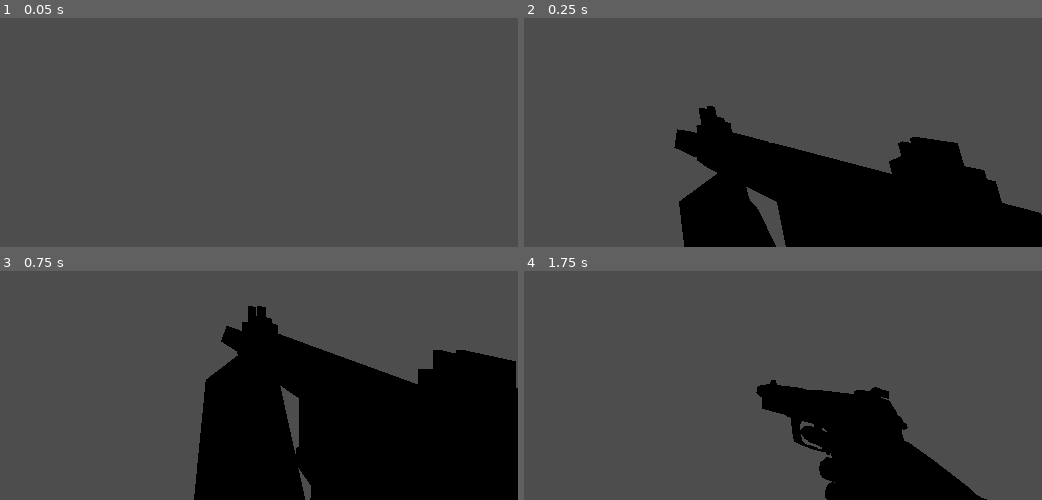
Above: before the commit, frames 1-4 (two rows, left to right).
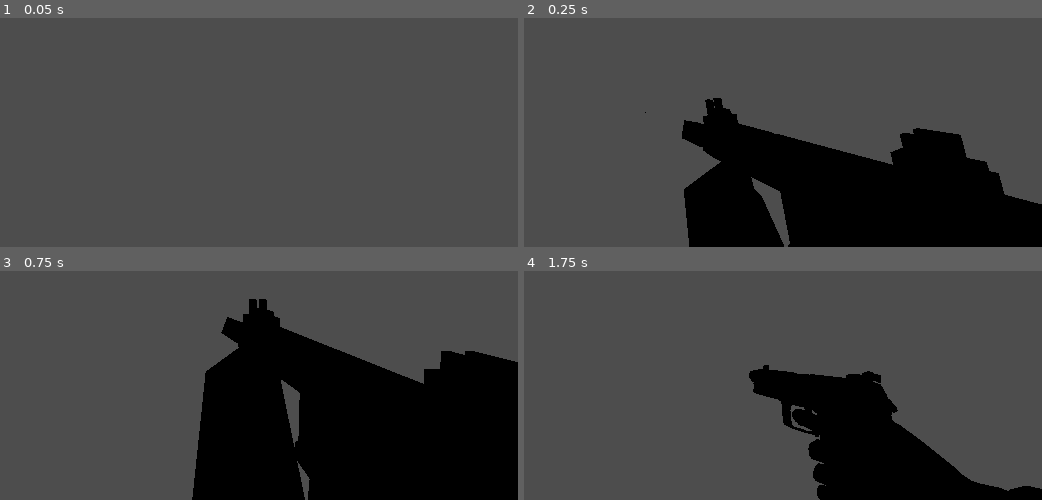
Above: after the commit, the same moments.

Repository: ORBStudios/overbullet
Game: Godot game, scene res://scenes/player.tscn
Two runs of this game, one before a commit and one after it. Both use one fixed random seed, a clock stepped at 60 frames per second and the inputs below. This scene is started directly instead of the project's main scene.
Inputs (mouse positions are in pixels of both pictures, inside the frame that each line leads up to):
- Up to frame 1 (0.05 s): no input
- Up to frame 2 (0.25 s): no input
- Up to frame 3 (0.75 s): move the mouse to (160, 273) at 0.52 s; press the mouse at (160, 273) at 0.53 s; hold W (forward) from 0.53 s (still down)
- Up to frame 4 (1.75 s): keep holding W (forward); tap Space (jump) at 0.77, 1.52 s; tap E (switch next) at 0.8, 1.35 s; move the mouse to (601, 277) at 1.27 s; release the mouse at (601, 277) at 1.28 s; tap Q (switch prev) at 1.55 s

Frame 1 is identical in both runs. In frame 2, 5.0% of the frame differs, in the area x 23-100%, y 34-100%; in frame 3, 2.0%; in frame 4, 4.3%.
Error before the commit: Attempt to call function 'ammoupdate' in base 'null instance' on a null instance. (res://scripts/weaponmanager.gd:74)

Commit message:
drawing weapons glitches fixed

Diff:
--- a/scenes/player.tscn
+++ b/scenes/player.tscn
@@ -35,7 +35,6 @@
 target_position = Vector3(0, 0, -100)
 
 [node name="weaponmanager" type="Node3D" parent="head/Camera3D"]
-transform = Transform3D(1, 0, 0, 0, 1, 0, 0, 0, 1, 0, -1.6, 0)
 script = ExtResource("2_g2els")
 
 [node name="MeshInstance3D" type="MeshInstance3D" parent="."]
--- a/scenes/root.tscn
+++ b/scenes/root.tscn
@@ -97,6 +97,7 @@
 script = ExtResource("4_sqa0i")
 
 [node name="TempMenu" type="Panel" parent="GameUI"]
+visible = false
 anchors_preset = 15
 anchor_right = 1.0
 anchor_bottom = 1.0
@@ -120,7 +121,6 @@
 placeholder_text = "UserName"
 
 [node name="HUD" type="Control" parent="GameUI"]
-visible = false
 layout_mode = 3
 anchors_preset = 15
 anchor_right = 1.0
--- a/scripts/hud.gd
+++ b/scripts/hud.gd
@@ -8,7 +8,7 @@
 	hpbar.value = hpnow
 	hptxt.text = str(hpnow)
 
-func  ammoupdate(mag:int,reserve:int):
+func ammoupdate(mag:int,reserve:int):
 	ammostat.text = str(mag)+"/"+str(reserve)
 # Called when the node enters the scene tree for the first time.
 func _ready() -> void:
--- a/scripts/network_manger.gd
+++ b/scripts/network_manger.gd
@@ -34,10 +34,10 @@
 	print("SERVER STARTED | Port: ", PORT)
 
 
-func join_server(address: String = "127.0.0.1") -> void:
+func join_server(address: String = "26.54.110.3") -> void:
 	var peer := ENetMultiplayerPeer.new()
 	var error := peer.create_client(address, PORT)
-
+	print(address)
 	if error != OK:
 		push_error("Could not start client connection: %s" % error)
 		return
--- a/scripts/weaponmanager.gd
+++ b/scripts/weaponmanager.gd
@@ -5,6 +5,7 @@
 	preload("res://weapons/smg.tscn"),
 	preload("res://weapons/pistol.tscn")
 ]
+
 const WEAPON_CONFIG: Array[Weapon] = [
 	preload("res://weapons/smg.tres"),
 	preload("res://weapons/pistol.tres")
@@ -14,22 +15,29 @@
 var current_weapon: Node3D
 
 var ammos := {}
+
+var isdrawing: bool = false
 var isreloading: bool = false
 var canshoot: bool = true
 
+# Changes whenever a new weapon is selected.
+var weapon_switch_id: int = 0
 
 @onready var ray: RayCast3D = $"../RayCast3D"
-@onready var hud = get_tree().root.get_node("root/GameUI")
+@onready var hud: CanvasLayer = get_tree().current_scene.get_node_or_null("%GameUI")
 
 func _ready() -> void:
 	for i in range(WEAPON_CONFIG.size()):
 		var config = WEAPON_CONFIG[i]
-		ammos[i] = {"mag":config.magazine_size,"reserve":config.reserve_ammo}
-	call_deferred("equip_weapon",weaponnow)
+		ammos[i] = {
+			"mag": config.magazine_size,
+			"reserve": config.reserve_ammo
+		}
+
+	call_deferred("equip_weapon", weaponnow)
+
 
 func _process(_delta: float) -> void:
-	if not is_multiplayer_authority():
-		return
 	if Input.is_action_just_pressed("switch prev"):
 		switch_weapon(-1)
 
@@ -44,55 +52,117 @@
 
 
 func switch_weapon(direction: int) -> void:
-	if not is_multiplayer_authority():
-		return
+	# Reloading cannot be interrupted for now.
 	if isreloading:
 		return
+
 	var next_index := (
 		weaponnow + direction + WEAPON_SCENES.size()
 	) % WEAPON_SCENES.size()
 
 	equip_weapon(next_index)
 
-
 func equip_weapon(index: int) -> void:
+	if isreloading:
+		return
+
+	if index == weaponnow and current_weapon != null:
+		return
+
+	# Invalidate timers belonging to previous weapon switches.
+	weapon_switch_id += 1
+	var my_switch_id := weapon_switch_id
+
+	isdrawing = true
+	canshoot = false
+
 	if current_weapon != null:
+		current_weapon.hide()
 		current_weapon.queue_free()
 
 	weaponnow = index
 	current_weapon = WEAPON_SCENES[index].instantiate() as Node3D
+
+	# Add while hidden to prevent the idle-pose flash.
+	current_weapon.hide()
 	add_child(current_weapon)
-	var anim = current_weapon.find_child("AnimationPlayer",true,false)
-	canshoot = false
+
+	var anim = current_weapon.find_child(
+		"AnimationPlayer", true, false
+	)
+
 	if anim:
 		anim.stop()
+
 		if weaponnow == 0:
 			anim.play("animation_model_draw")
 		elif weaponnow == 1:
 			anim.play("Arms|draw")
+
+		# Apply the starting Draw pose immediately.
+		anim.advance(0)
+
+	current_weapon.show()
+
+	update_ammo_hud()
+
+	print("Equipping: ", current_weapon.name)
+
+	await get_tree().create_timer(
+		WEAPON_CONFIG[index].draw
+	).timeout
+
+	# Ignore an outdated Draw timer.
+	if my_switch_id != weapon_switch_id:
+		return
+
+	isdrawing = false
+	canshoot = true
+
+	print("Ready: ", current_weapon.name)
+
+
+func update_ammo_hud() -> void:
+	var hud_node = get_tree().root.find_child("GameUI", true, false)
+
+	if hud_node == null:
+		push_error("HUD not found in the running scene tree!")
+		return
+
+	if not hud_node.has_method("ammoupdate"):
+		push_error("HUD exists, but ammoupdate() was not found!")
+		return
+
 	var ammodat = ammos[weaponnow]
-	hud.ammoupdate(ammodat["mag"],ammodat["reserve"])
-	await get_tree().create_timer(WEAPON_CONFIG[weaponnow].draw).timeout
-	canshoot = true
-	print("Equipped: ", current_weapon.name)
+	hud_node.ammoupdate(ammodat["mag"], ammodat["reserve"])
+
 
 func shoot() -> void:
-	if not is_multiplayer_authority():
-		return
 	var ammodat = ammos[weaponnow]
-	if not canshoot or isreloading or ammodat["mag"] <= 0:
-		return
+
+	if isdrawing or isreloading or not canshoot:
+		return
+
+	if ammodat["mag"] <= 0:
+		return
+
 	canshoot = false
-	var anim = current_weapon.find_child("AnimationPlayer",true,false)
+
+	var config = WEAPON_CONFIG[weaponnow]
+	var shot_switch_id := weapon_switch_id
+
+	ammodat["mag"] -= 1
+
+	var anim = current_weapon.find_child(
+		"AnimationPlayer", true, false
+	)
+
 	if anim:
 		anim.stop()
 		if weaponnow == 0:
 			anim.play("animation_model_Shootauto")
-		elif weaponnow == 1:
+		else:
 			anim.play("Arms|shoot")
-
-	var config = WEAPON_CONFIG[weaponnow]
-	ammodat["mag"] -= 1
 
 	ray.force_raycast_update()
 
@@ -102,36 +172,73 @@
 		if obj.has_method("take_damage"):
 			obj.take_damage(config.damage)
 
-	print("Ammo: ", ammodat["mag"], "/", ammodat["reserve"])
-	hud.ammoupdate(ammodat["mag"],ammodat["reserve"])
+	print(
+		"Ammo: ",
+		ammodat["mag"],
+		"/",
+		ammodat["reserve"]
+	)
+
+	update_ammo_hud()
+
 	await get_tree().create_timer(config.fire_rate).timeout
-	canshoot = true
+
+	# An old shot timer must not unlock a weapon
+	# that is currently being drawn or reloaded.
+	if shot_switch_id != weapon_switch_id:
+		return
+
+	if not isdrawing and not isreloading:
+		canshoot = true
+
 
 func reload_weapon() -> void:
-	if not is_multiplayer_authority():
-		return
+	if isdrawing or isreloading:
+		return
+
 	var config = WEAPON_CONFIG[weaponnow]
 	var ammodat = ammos[weaponnow]
-	if isreloading or ammodat["mag"] == config.magazine_size or ammodat["reserve"] <= 0:
+
+	if ammodat["mag"] == config.magazine_size:
+		return
+
+	if ammodat["reserve"] <= 0:
 		return
 
 	isreloading = true
 	canshoot = false
 
-	print("Reloading...")
-	var anim = current_weapon.find_child("AnimationPlayer",true,false)
+	var anim = current_weapon.find_child(
+		"AnimationPlayer", true, false
+	)
+
 	if anim:
 		anim.stop()
 		if weaponnow == 0:
 			anim.play("animation_model_reload")
-		elif weaponnow == 1:
+		else:
 			anim.play("Arms|reload")
+
+	print("Reloading...")
+
 	await get_tree().create_timer(config.reload_time).timeout
-	var loaded = min(config.magazine_size - ammodat["mag"], ammodat["reserve"])
+
+	var loaded = min(
+		config.magazine_size - ammodat["mag"],
+		ammodat["reserve"]
+	)
+
 	ammodat["mag"] += loaded
 	ammodat["reserve"] -= loaded
+
 	isreloading = false
 	canshoot = true
 
-	print("Reloaded! Ammo: ", ammodat["mag"], "/", ammodat["reserve"])
-	hud.ammoupdate(ammodat["mag"],ammodat["reserve"])
+	print(
+		"Reloaded! Ammo: ",
+		ammodat["mag"],
+		"/",
+		ammodat["reserve"]
+	)
+
+	update_ammo_hud()
--- a/weapons/pistol.tscn
+++ b/weapons/pistol.tscn
@@ -3,15 +3,13 @@
 [ext_resource type="PackedScene" uid="uid://cnct1wq84u65t" path="res://models/pistol.glb" id="1_1ohd4"]
 
 [node name="Sketchfab_Scene" instance=ExtResource("1_1ohd4")]
-transform = Transform3D(1, 0, 0, 0, 1, 0, 0, 0, 1, 0.16432, 0.327516, 0.407752)
 
 [node name="Node" parent="." index="0"]
-transform = Transform3D(1, 0, 0, 0, 1, 0, 0, 0, 1, 0, 1.2, -0.4)
+transform = Transform3D(1, 0, 0, 0, 1, 0, 0, 0, 1, 0.164, -0.072, 0.008)
 
 [node name="Skeleton3D" parent="Node/Sketchfab_model/HK USP_fbx/Object_2/RootNode/Arms/Object_5" index="0"]
 bones/3/rotation = Quaternion(0.486274, 0.149258, 0.179506, 0.842044)
 bones/4/rotation = Quaternion(-0.476919, -0.592955, -0.318517, 0.565243)
-bones/7/position = Vector3(0.342052, -8.79169e-07, 8.53091e-06)
 bones/7/rotation = Quaternion(0.113262, 0.247517, 0.373582, 0.88676)
 bones/8/rotation = Quaternion(0.0737453, 0.0896542, -0.356186, 0.927176)
 bones/9/rotation = Quaternion(0.0276419, -0.0153521, -0.360308, 0.932297)
@@ -32,36 +30,34 @@
 bones/32/rotation = Quaternion(-0.00698843, -0.123612, 0.907519, -0.401349)
 bones/33/rotation = Quaternion(0.0225903, 0.00891192, -0.359927, 0.932664)
 bones/34/rotation = Quaternion(0.0168449, -0.0424623, -0.154059, 0.987005)
-bones/36/rotation = Quaternion(0.064988, -0.0897586, 0.928198, -0.355201)
+bones/36/rotation = Quaternion(0.064988, -0.0897586, 0.928198, -0.355202)
 bones/37/rotation = Quaternion(-0.0404144, -0.0269835, -0.54094, 0.839656)
 bones/38/rotation = Quaternion(0.0477046, -0.0124093, -0.246842, 0.967801)
 bones/40/rotation = Quaternion(0.107265, 0.0124435, 0.920743, -0.374929)
 bones/41/rotation = Quaternion(0.00571981, 0.0885248, -0.491348, 0.866434)
-bones/42/rotation = Quaternion(-0.0115464, -0.0193698, -0.281207, 0.959382)
+bones/42/rotation = Quaternion(-0.0115464, -0.0193699, -0.281207, 0.959382)
 bones/44/rotation = Quaternion(0.845657, 0.463213, -0.235895, 0.121042)
 bones/45/rotation = Quaternion(-0.41096, 0.892289, 0.103182, -0.15584)
-bones/46/rotation = Quaternion(-0.0299369, 0.0321893, -0.29812, 0.953516)
+bones/46/rotation = Quaternion(-0.0299369, 0.0321894, -0.29812, 0.953516)
 bones/48/rotation = Quaternion(0.238343, 0.449266, -0.468514, 0.72239)
 bones/49/rotation = Quaternion(0.59273, -0.477049, -0.318655, 0.565292)
 bones/54/rotation = Quaternion(-0.619113, -0.28668, 0.199218, 0.703439)
 bones/55/rotation = Quaternion(0.361403, 0.729945, -0.341443, 0.469025)
-bones/58/position = Vector3(0.342101, -4.16152e-05, -1.07884e-05)
 bones/58/rotation = Quaternion(-0.00185917, -0.243063, 0.479383, 0.843273)
-bones/60/rotation = Quaternion(-0.0240411, 0.00270577, -0.0877045, 0.995853)
+bones/60/rotation = Quaternion(-0.0240412, 0.00270572, -0.0877045, 0.995853)
 bones/75/rotation = Quaternion(0.736881, -0.495223, -0.059448, -0.456318)
 bones/76/rotation = Quaternion(-0.250322, -0.157276, -0.18243, 0.937722)
 bones/77/rotation = Quaternion(0.0164016, -0.0114697, -0.312214, 0.949801)
 bones/80/rotation = Quaternion(0.000388856, -0.0591498, -0.087746, 0.994385)
 bones/95/rotation = Quaternion(0.891904, 0.201608, 0.205377, -0.348828)
 bones/97/rotation = Quaternion(-0.0378891, -0.0380698, -0.315921, 0.947264)
-bones/99/rotation = Quaternion(-0.226485, -0.625087, -0.362056, 0.653366)
-bones/100/rotation = Quaternion(0.729422, -0.339378, 0.342561, -0.485198)
+bones/100/rotation = Quaternion(0.729422, -0.339378, 0.342561, -0.485199)
 bones/102/rotation = Quaternion(-0.657649, -0.0580079, 0.0604462, 0.748651)
 bones/109/rotation = Quaternion(-0.0470962, 0.711554, -0.699464, 0.0471528)
 bones/112/position = Vector3(-7.45058e-10, 4.93038e-32, 1.49012e-09)
 bones/114/rotation = Quaternion(0.0207194, -0.068134, 0.000894637, 0.997461)
 bones/115/rotation = Quaternion(0.986872, -9.58752e-08, -3.57415e-07, 0.161503)
-bones/116/position = Vector3(-1.04308e-07, 0.00446212, -0.0905379)
-bones/118/rotation = Quaternion(-0.78536, -1.31926e-07, -1.43785e-08, 0.61904)
-bones/120/rotation = Quaternion(0.993675, -2.3525e-07, 2.2904e-08, 0.11229)
+bones/116/position = Vector3(-8.9407e-08, 0.00446224, -0.0905379)
+bones/118/rotation = Quaternion(-0.78536, -1.47593e-07, 2.60681e-09, 0.61904)
+bones/120/rotation = Quaternion(0.993675, -2.39965e-07, 2.75408e-09, 0.11229)
 bones/122/position = Vector3(-3.07336e-08, 0.0381517, 0.114169)
--- a/weapons/smg.tscn
+++ b/weapons/smg.tscn
@@ -5,7 +5,10 @@
 [node name="Sketchfab_Scene" instance=ExtResource("1_n4llf")]
 
 [node name="Sketchfab_model" parent="." index="0"]
-transform = Transform3D(0.35, 0, 0, 0, -1.5299e-08, 0.35, 0, -0.35, -1.5299e-08, 0.5, 0.8, -0.4)
+transform = Transform3D(0.35, 0, 0, 0, -1.5299e-08, 0.35, 0, -0.35, -1.5299e-08, 0.5, -0.8, -0.4)
+
+[node name="magazine_76" parent="Sketchfab_model/root/GLTF_SceneRootNode/_112/main_111" index="1"]
+transform = Transform3D(1, 0, 0, 0, 0.996195, -0.0871558, 0, 0.0871558, 0.996195, -0.03125, -0.765625, -0.765625)
 
 [node name="leftarm_86" parent="Sketchfab_model/root/GLTF_SceneRootNode/_112/main_111" index="4"]
-transform = Transform3D(0.784302, -0.32632, -0.527623, -0.619689, -0.371972, -0.691102, 0.0292589, 0.868995, -0.493955, -0.66875, -0.54375, -0.5375)
+transform = Transform3D(0.784302, -0.32632, -0.527623, -0.619689, -0.371972, -0.691102, 0.0292592, 0.868995, -0.493955, -0.66875, -0.54375, -0.5375)
